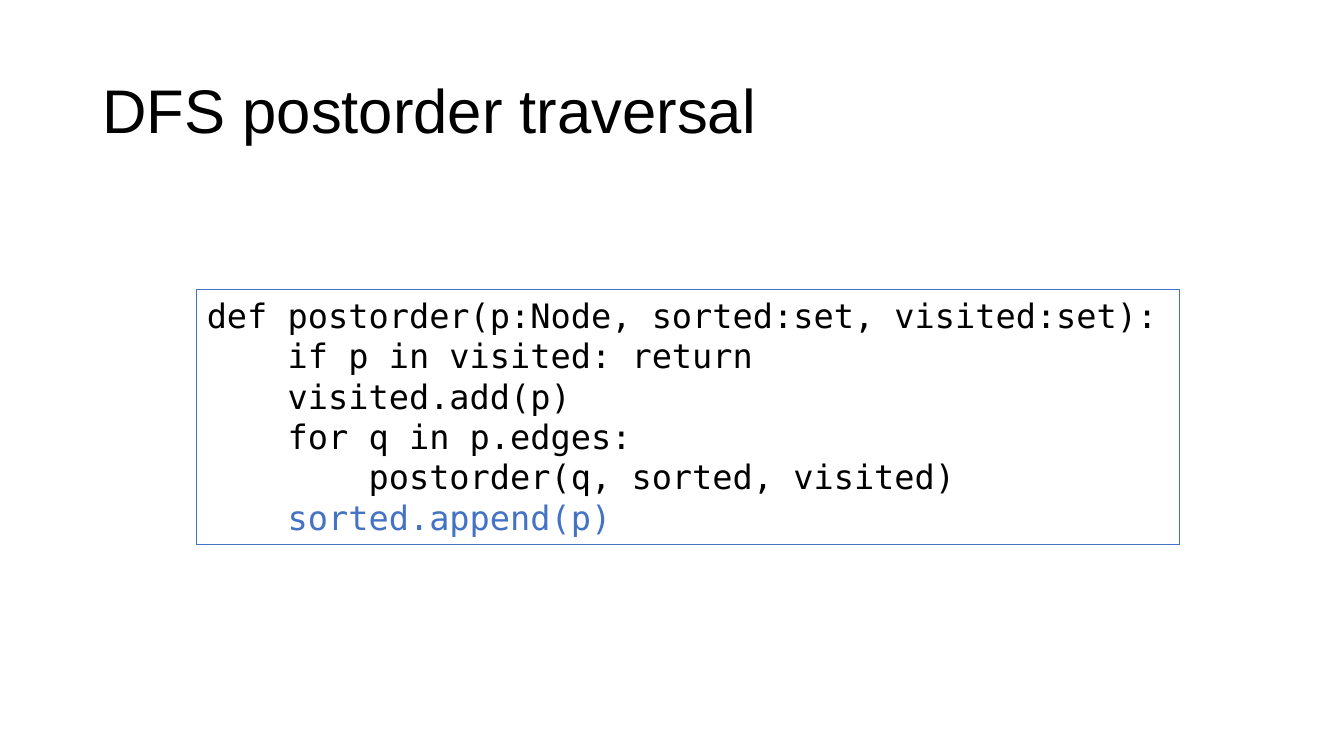
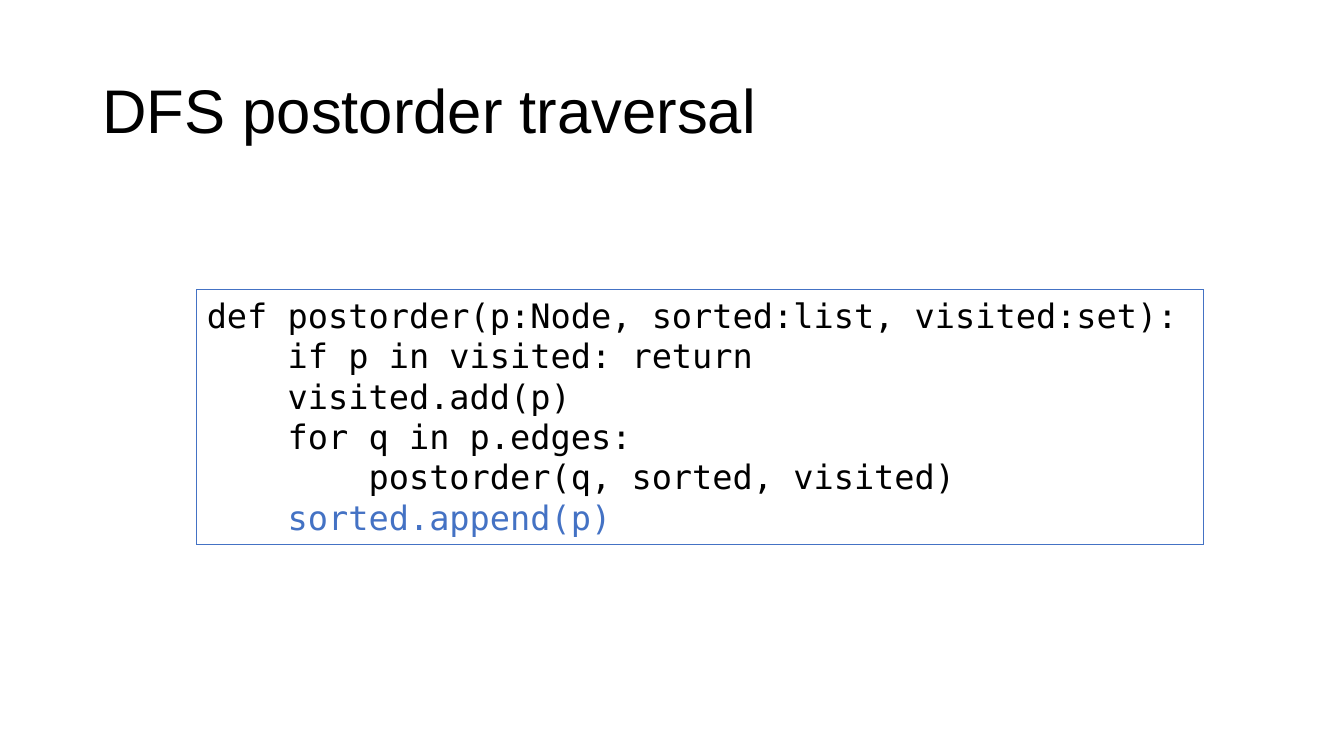
Before and after one commit to parrt/msds689, a slide deck: slide 24 of notes/graphs.pptx. Drawn at 1344x756 pixels with LibreOffice and Linux fonts; fonts in the diff are those of the drawing; background and template pictures are left out. Boxes give left, top, right and bottom in pixels: in the first picture for what was removed or moved away, otherwise in the second. Text is boxed around its words. In the diff, an @@ line names an element or a change of style, - is before the commit and + after.

```diff
--- a/notes/graphs.pptx
+++ b/notes/graphs.pptx
@@ rectangle "def postorder(p:Node, sorted:list, visited:set):": place and size @@
-rectangle "def postorder(p:Node, sorted:list, visited:set):" at (197, 290, 1180, 544)
+rectangle "def postorder(p:Node, sorted:list, visited:set):" at (197, 290, 1204, 544)
@@ text in rectangle at (207, 302, 1178, 335): text changed @@
-def postorder(p:Node, sorted:set, visited:set):
+def postorder(p:Node, sorted:list, visited:set):
```
Also in this commit, not shown: 1 other file.
